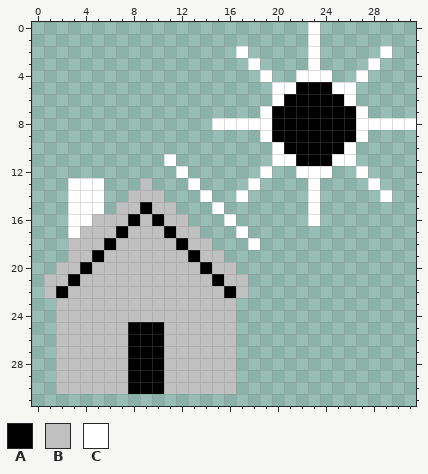
File history of a pixel-art sprite, icons/Solar2.png. The first picture shows the starting point.
The file is 32x32 pixels.
Palette (. is transparent): A #000000  B #c0c0c0  C #ffffff
The same view after the edit:
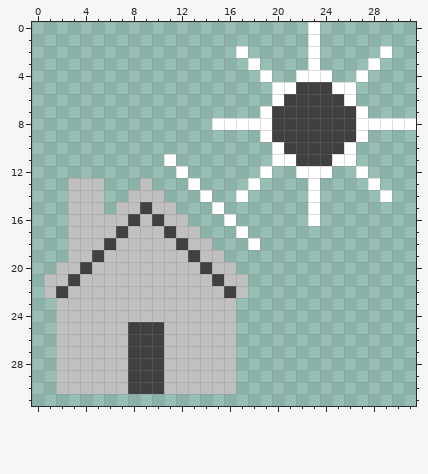
The edit:
colour A: #000000 -> #404040
y 13..15: x 3..5 CCC -> BBB
y 16: x 3..4 CC -> BB
y 17: x 3 C -> B
Pixel boxes of the changes (left, top, right, bottom) in both pictures:
changed: (272, 82, 356, 166)
changed: (56, 178, 236, 394)
